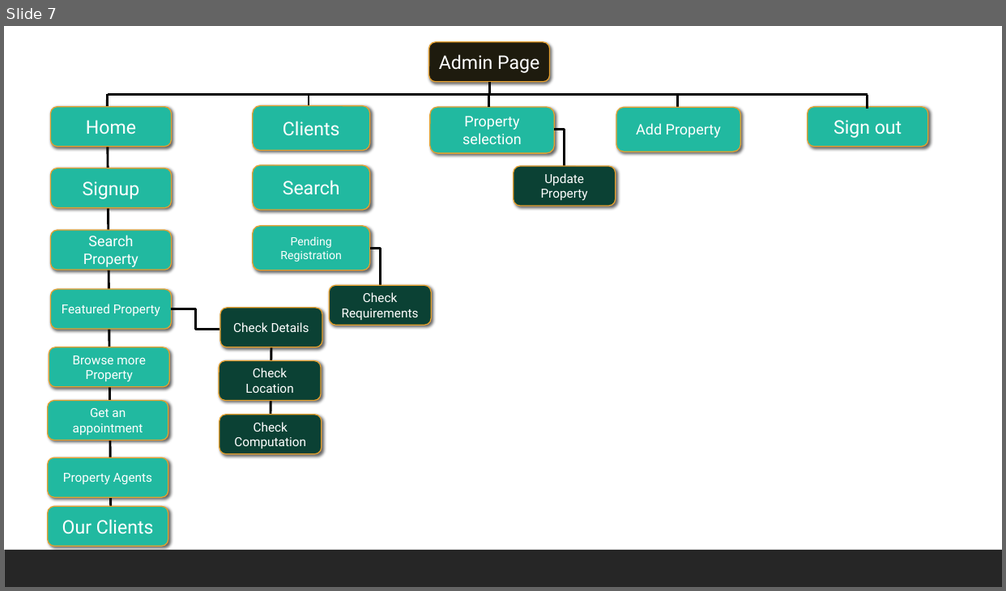
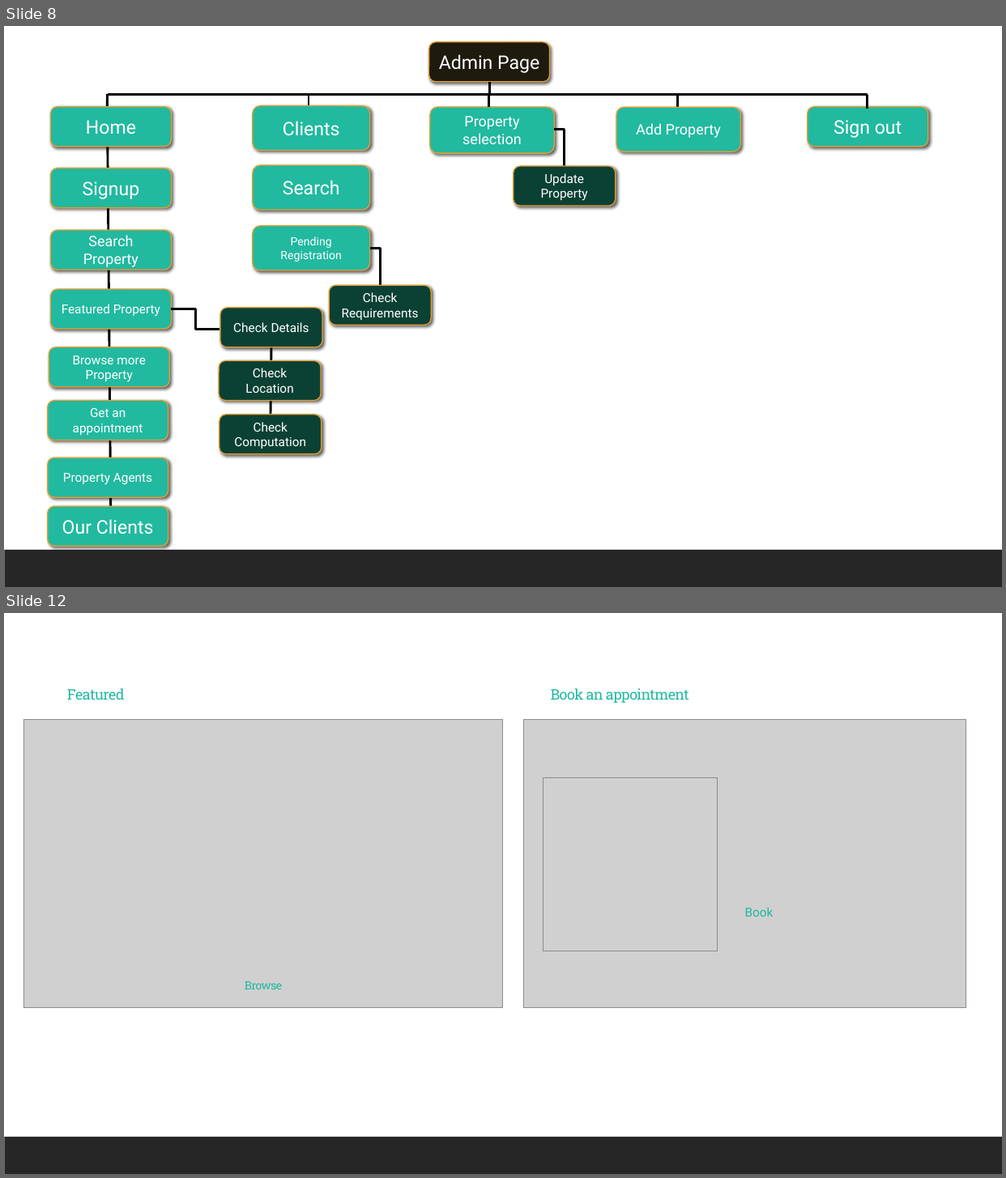
Before and after one commit to Mhojojo/MiniProject2, a slide deck: docu.pptx. Shown one above the other, each under a label of ours: slide 7 before the commit, slides 8 and 12 after it; the slides between them are not shown. The pictures are 1006x591 and 1006x1178 pixels, drawn with LibreOffice and Linux fonts; fonts in the diff are those of the drawing; grey boxes stand for pictures. Boxes give left, top, right and bottom in pixels: in the first picture for what was removed or moved away, otherwise in the second. Text is boxed around its words. In the diff, an @@ line names an element or a change of style, - is before the commit and + after.

```diff
--- a/docu.pptx
+++ b/docu.pptx
@@ slide 12 added at box(4, 613, 1002, 1174), background #FFFFFF; not listed: 1 template element that a slide beside it also shows @@
@@ text added at box(67, 688, 125, 700), 14 pt, text #21B9A0 @@
+Featured
@@ text added at box(551, 688, 689, 703), 14 pt, text #21B9A0 @@
+Book an appointment
@@ picture added at box(23, 719, 503, 1008) @@
@@ picture added at box(523, 719, 966, 1008) @@
@@ picture added at box(543, 777, 717, 952) @@
@@ text added at box(745, 907, 774, 917), 12 pt, text #21B9A0 @@
+Book
@@ text added at box(245, 982, 282, 990), 11 pt, text #21B9A0 @@
+Browse
@@ what was slide 7 is now slide 8 @@
```
Also in this commit, not shown: 6 other slides added, 1 other file.
